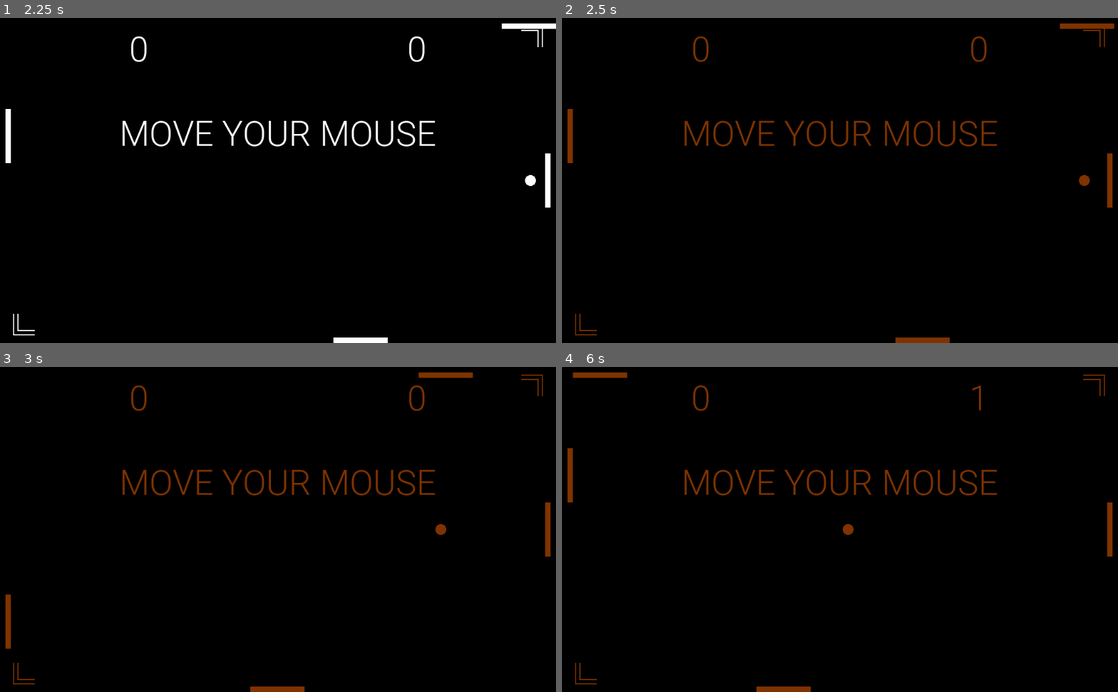
Above: before the commit, frames 1-4 (two rows, left to right).
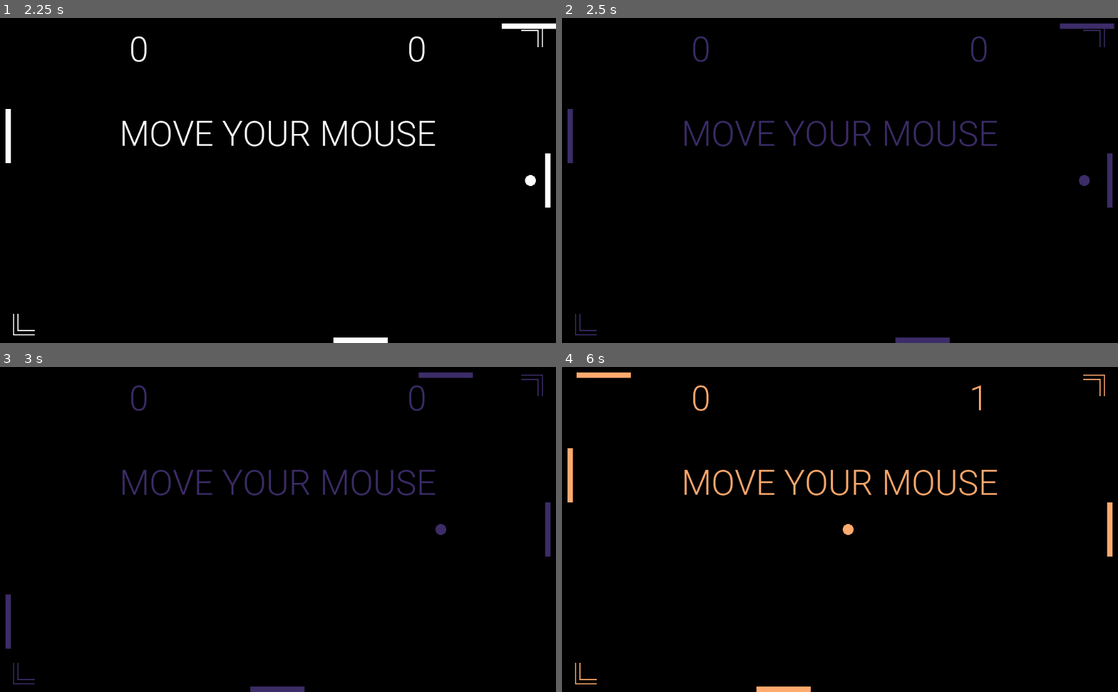
Above: after the commit, the same moments.

Repository: JeffVenancius/PoPongGD
Game: Godot game, scene res://main.tscn
The game is run twice, just before and just after one commit, with the same random seed, the same clock (stepped at 60 frames per second) and the same inputs.
Inputs (mouse positions are in pixels of both pictures, inside the frame that each line leads up to):
- Up to frame 1 (2.25 s): tap Enter at 0.5 s; move the mouse to (400, 164) at 0.52 s; click (400, 164) at 0.67 s; move the mouse to (166, 196) at 1.27 s; click (166, 196) at 1.42 s; move the mouse to (333, 109) at 2.02 s; click (333, 109) at 2.17 s
- Up to frame 2 (2.5 s): no input
- Up to frame 3 (3 s): move the mouse to (250, 594) at 2.77 s; click (250, 594) at 2.92 s
- Up to frame 4 (6 s): move the mouse to (1006, 578) at 3.52 s; click (1006, 578) at 3.67 s; move the mouse to (673, 480) at 4.27 s; click (673, 480) at 4.42 s; move the mouse to (867, 529) at 5.02 s; click (867, 529) at 5.17 s; move the mouse to (756, 448) at 5.77 s; click (756, 448) at 5.92 s

Frame 1 is identical in both runs. In frame 2, 2.1% of the frame differs, in the area x 1-100%, y 1-100%; in frame 3, 2.1%; in frame 4, 2.2%, in the area x 1-99%, y 1-100%.

Commit message:
collision field

Diff:
--- a/ball/Ball.gd
+++ b/ball/Ball.gd
@@ -15,6 +15,7 @@
 func restart() -> void:
 	position = START_POS
 	speed = START_SPEED
+	acceleration = 0
 	update()
 
 func out() -> bool:
@@ -46,5 +47,5 @@
 	direction = acceleration if speed.y > 0 else -acceleration
 	var _rotate = GameMath.vectorRotation(START_SPEED, _degree)
 	_rotate.y *= direction
-
+	print(_rotate)
 	speed = _rotate
--- a/main.gd
+++ b/main.gd
@@ -6,7 +6,7 @@
 const WIN = preload("res://SFX/sfx_sounds_fanfare3.wav")
 const LOST = preload("res://SFX/sfx_sounds_damage3.wav")
 
-enum COLLIDED {PLAYER = 1, ENEMY = 2, PLAYER_H = 3, ENEMY_H = 4}
+#enum COLLIDED {PLAYER = 1, ENEMY = 2, PLAYER_H = 3, ENEMY_H = 4}
 
 var Play  :  bool setget set_game
 var title := Title.new(64)
@@ -24,6 +24,7 @@
 var ball :  Ball
 var beep := AudioStreamPlayer.new()
 
+var touched = false
 
 func _ready() -> void:
 	Screen.get_screen(get_tree().get_root().size)
@@ -49,6 +50,8 @@
 	set_game(Play)
 	enemyTarget.rotation_degrees = 180
 
+	ball.restart()
+
 
 func add_children(children: Array):
 	for i in children:
@@ -63,13 +66,10 @@
 
 func _physics_process(delta: float) -> void:
 	if !Play:
-		if ball.acceleration != 0: # needs to set only once
-			ball.restart()
-			ball.acceleration = 0
 		if Input.is_mouse_button_pressed(BUTTON_LEFT): self.Play = true; ball.acceleration = 1.0
 	else:
+		check_collision_field()
 		handle_ball(delta)
-		handle_collisions()
 		handle_enemy(delta)
 	player.position.y =  clamp(get_local_mouse_position().y, 0, Screen.screenSize.y - player.paddleSize.y)
 	playerH.position.x = clamp(get_local_mouse_position().x, 0, Screen.screenSize.x - playerH.paddleSize.x)
@@ -82,42 +82,53 @@
 	if ball.out():
 		self.Play = false
 		if ball.position.x <= 0 or ball.position.y >= Screen.screenSize.y:
-#			turn.x = 1
 			enemyScore.points += 1
 			beep.stream = LOST
 			beep.play()
 		elif ball.position.x >= Screen.screenSize.x or ball.position.y <= 0 :
-#			turn.x = -1
 			playerScore.points += 1
 			beep.stream = WIN
 			beep.play()
+		ball.restart()
+		newColor()
 
 
-func handle_collisions() -> void:
-	var entity := false
-
-	if Collisions.pointToRect(ball.position, Rect2(player.position, player.paddleSize)):
-		entity = true
-		player.changeBallDirection(ball)
-
-	elif Collisions.pointToRect(ball.position, Rect2(enemy.position,  enemy.paddleSize)):
-		entity = true
-		enemy.changeBallDirection(ball)
-		enemy.change_enemy_pos()
-	elif Collisions.pointToRect(ball.position, Rect2(playerH.position, playerH.paddleSize)):
-		entity = true
-		playerH.changeBallDirection(ball)
-
-	elif Collisions.pointToRect(ball.position, Rect2(enemyH.position,  enemyH.paddleSize)):
-		entity = true
-		enemyH.changeBallDirection(ball)
-		enemyH.change_enemy_pos()
+func handle_collisions():
+	var entity := true
+	if Collisions.pointToRect(ball.position, Rect2(player.position, player.paddleSize)) and ball.speed.x < 0:
+		if !touched:
+			player.changeBallDirection(ball)
+	elif Collisions.pointToRect(ball.position, Rect2(enemy.position,  enemy.paddleSize)) and ball.speed.x > 0:
+		if !touched:
+			enemy.changeBallDirection(ball)
+			enemy.change_enemy_pos()
+	elif Collisions.pointToRect(ball.position, Rect2(playerH.position, playerH.paddleSize)) and ball.speed.y > 0 :
+		if !touched:
+			playerH.changeBallDirection(ball)
+	elif Collisions.pointToRect(ball.position, Rect2(enemyH.position,  enemyH.paddleSize)) and ball.speed.y < 0:
+		if !touched:
+			enemyH.changeBallDirection(ball)
+			enemyH.change_enemy_pos()
+	else:
+		entity = false
 
 	if entity:
 		ball.acceleration += 0.2
 		newColor()
 		beep.stream = IMPACT
 		beep.play()
+		touched = true
+
+func check_collision_field() -> void:
+	if  (ball.position.x <= player.paddleSize.x + player.paddlePadding + player.paddlePadding or
+	ball.position.x >= Screen.screenSize.x - enemy.paddleSize.x - enemy.paddlePadding or
+	ball.position.y >= Screen.screenSize.y - playerH.paddleSize.y or
+	ball.position.y <= enemyH.paddleSize.y + enemyH.paddlePadding):
+		handle_collisions()
+	else:
+		touched = false
+
+
 
 
 func handle_enemy(delta) -> void:
@@ -139,13 +150,16 @@
 
 
 func newColor():
-	# pallete from https://lospec.com/palette-list/paintnet-base-colors
-	# should change, probably more saturation
-	var pallete := [
-	'#808080', '#ffffff', '#7f0000', '#ff0000', '#7f3300', '#ff6a00', '#7f6a00', '#ffd800', '#5b7f00',
-	'#b6ff00', '#267f00', '#4cff00', '#007f0e', '#00ff21', '#007f46', '#00ff90', '#007f7f', '#00ffff',
-	'#004a7f', '#0094ff', '#00137f', '#0026ff', '#21007f', '#4800ff', '#57007f', '#b200ff', '#7f006e',
-	'#ff00dc', '#7f0037', '#ff006e ' ]
+	# pallete from https://lospec.com/palette-list/blk-nx64
+
+	var pallete := ['#12173d','#293268','#464b8c','#6b74b2','#909edd','#c1d9f2','#ffffff','#a293c4',
+	'#7b6aa5','#53427f','#3c2c68','#431e66','#5d2f8c','#854cbf','#b483ef','#8cff9b','#42bc7f','#22896e',
+	'#14665b','#0f4a4c','#0a2a33','#1d1a59','#322d89','#354ab2','#3e83d1','#50b9eb','#8cdaff','#53a1ad',
+	'#3b768f','#21526b','#163755','#008782','#00aaa5','#27d3cb','#78fae6','#cdc599','#988f64','#5c5d41',
+	'#353f23','#919b45','#afd370','#ffe091','#ffaa6e','#ff695a','#b23c40','#ff6675','#dd3745','#a52639',
+	'#721c2f','#b22e69','#e54286','#ff6eaf','#ffa5d5','#ffd3ad','#cc817a','#895654','#61393b','#3f1f3c',
+	'#723352','#994c69','#c37289','#f29faa','#ffccd0 ']
+
 	randomize()
 	var assign := floor(rand_range(0, pallete.size()-1))
 	modulate = pallete[assign]
--- a/misc/Collisions.gd
+++ b/misc/Collisions.gd
@@ -5,9 +5,9 @@
 #	return pointA == pointB
 
 static func pointToRect(point:Vector2, rect:Rect2) -> bool:
-	var rectTop    := rect.position.y;
 	var rectLeft   := rect.position.x
 	var rectRight  := rectLeft + rect.size.x
+	var rectTop    := rect.position.y;
 	var rectBottom := rectTop + rect.size.y
 
 	var horizontal := rectLeft <= point.x and point.x <= rectRight
--- a/paddle/EnemyH.gd
+++ b/paddle/EnemyH.gd
@@ -12,12 +12,19 @@
 
 	chasePos = GameMath.pointConversion(rndDist, rndMin, rndMax, minChaseSize, maxChaseSize)
 
+#func changeBallDirection(ball: Ball) -> void:
+#	var magnitude  : float = GameMath.pointConversion(ball.position.x, position.x, position.x + paddleSize.x, -maxMagnitude, maxMagnitude)
+#	var _degree    : float = GameMath.pointConversion(ball.position.x, position.x, position.x + paddleSize.x, -maxRotation,  maxRotation)
+#	magnitude = max(abs(magnitude), 1.0)
+#
+#	ball.set_rotation_and_direction(_degree)
+#	ball.set_magnitude(magnitude)
 
 func changeBallDirection(ball: Ball) -> void:
-	var magnitude  : float = GameMath.pointConversion(ball.position.x, position.x, position.x+ paddleSize.x, maxMagnitude, -maxMagnitude)
-	var _degree    : float = GameMath.pointConversion(ball.position.x, position.x, position.x + paddleSize.x, -maxRotation,  -maxRotation)
+	var magnitude  : float = GameMath.pointConversion(ball.position.y, position.y, position.y+ paddleSize.y, maxMagnitude, -maxMagnitude)
+	var _degree    : float = GameMath.pointConversion(ball.position.y, position.y, position.y+ paddleSize.y, maxRotation, -maxRotation)
 
 	magnitude = max(abs(magnitude), 1.0)
-	if _degree >= 0: _degree *=- 1
-	ball.set_rotation_and_directionY(_degree)
+	ball.set_rotation_and_direction(_degree)
+	if ball.speed.y < 0 : ball.speed *= -1
 	ball.set_magnitude(magnitude)
--- a/paddle/PaddleH.gd
+++ b/paddle/PaddleH.gd
@@ -7,11 +7,10 @@
 	position = start_pos
 
 func changeBallDirection(ball: Ball) -> void:
-#	if collided: return
 	var magnitude  : float = GameMath.pointConversion(ball.position.x, position.x, position.x + paddleSize.x, maxMagnitude, -maxMagnitude)
 	var _degree    : float = GameMath.pointConversion(ball.position.x, position.x, position.x + paddleSize.x, maxRotation,  -maxRotation)
 	magnitude = max(abs(magnitude), 1.0)
 
-	if _degree >= 0: _degree *=- 1
-	ball.set_rotation_and_directionY(_degree)
+	ball.set_rotation_and_direction(_degree)
 	ball.set_magnitude(magnitude)
+	if ball.speed.y > 0 : ball.speed *= -1
--- a/paddle/paddle.gd
+++ b/paddle/paddle.gd
@@ -18,10 +18,9 @@
 	draw_rect(Rect2(Vector2.ZERO, paddleSize), Color.white)
 
 func changeBallDirection(ball: Ball) -> void:
-	var magnitude : float = GameMath.pointConversion(ball.position.y, position.y, position.y+ paddleSize.y, maxMagnitude, -maxMagnitude)
+	var magnitude  : float = GameMath.pointConversion(ball.position.y, position.y, position.y+ paddleSize.y, maxMagnitude, -maxMagnitude)
 	var _degree    : float = GameMath.pointConversion(ball.position.y, position.y, position.y+ paddleSize.y, maxRotation, -maxRotation)
 
 	magnitude = max(abs(magnitude), 1.0)
-	if _degree >= 0: _degree *=- 1
 	ball.set_rotation_and_direction(_degree)
 	ball.set_magnitude(magnitude)
